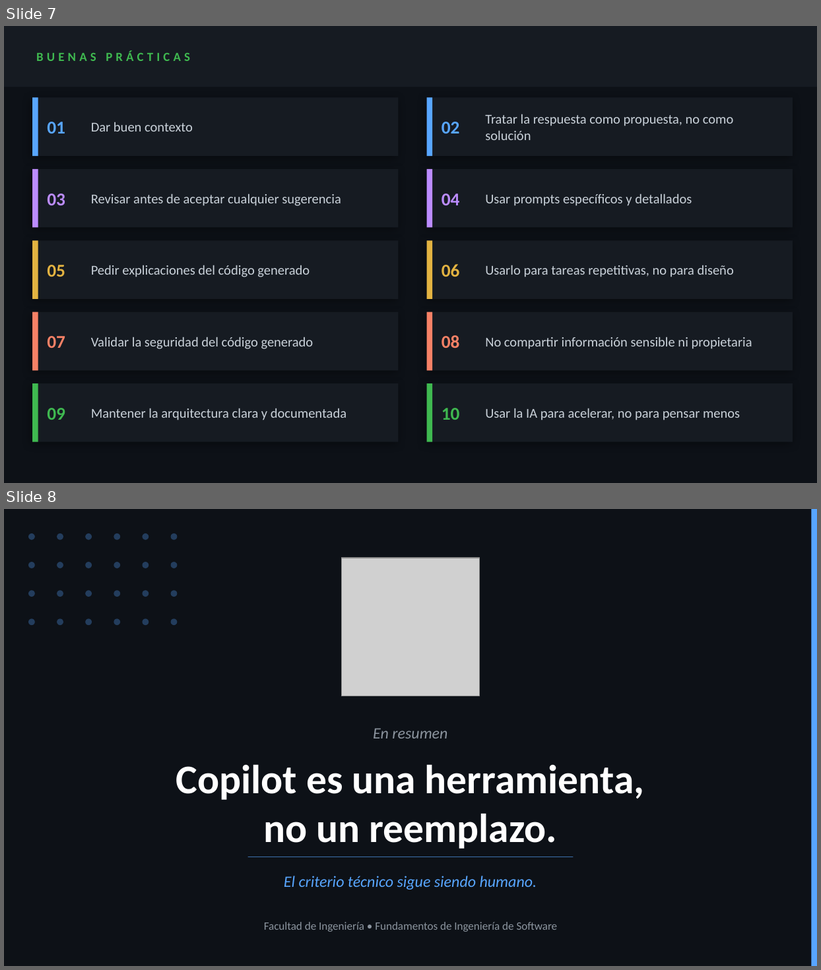
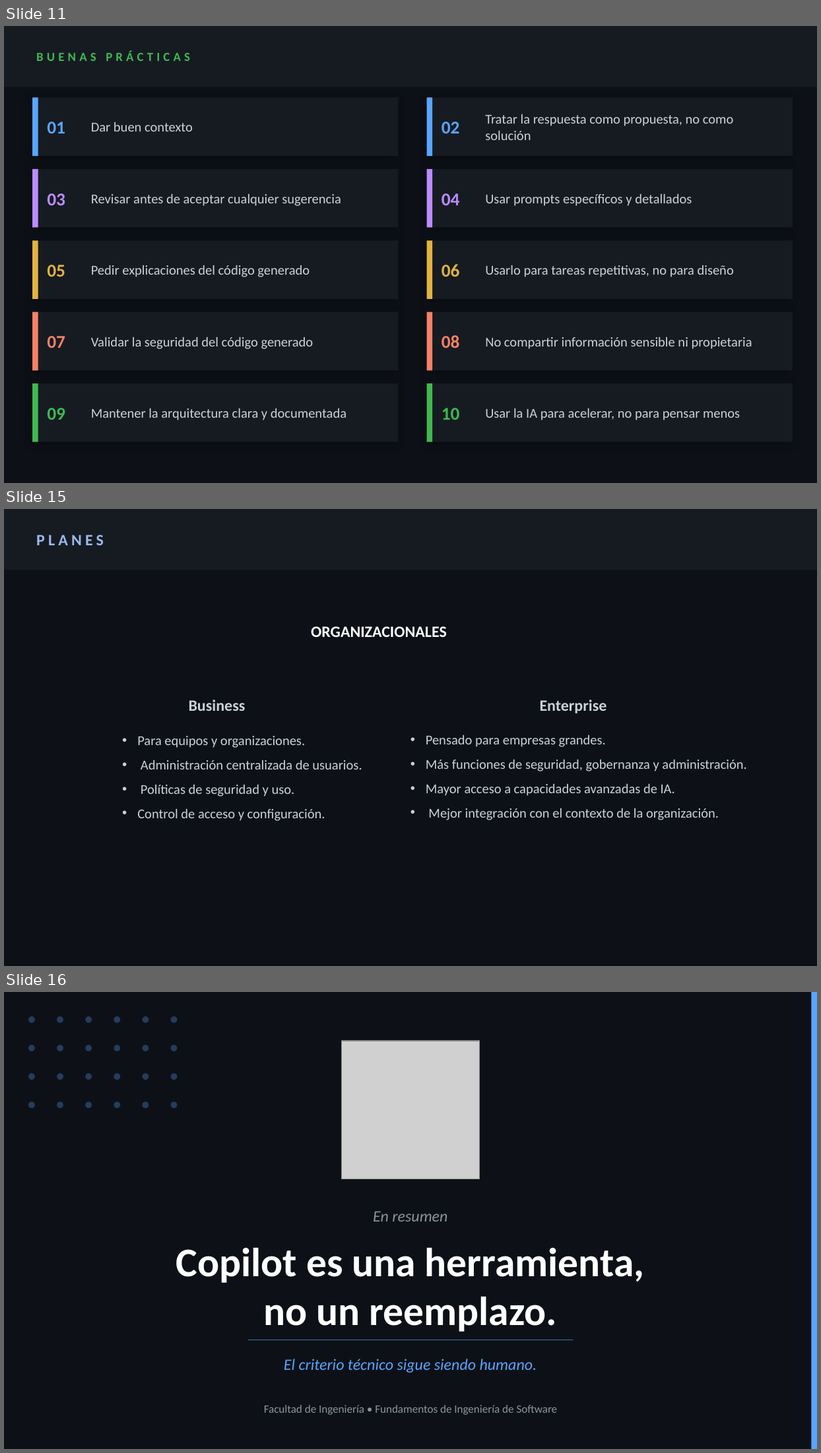
Before and after one commit to luciaviera/investigacion-GtiHubCopilot-FIS, a slide deck: presentacion.pptx. Shown one above the other, each under a label of ours: slides 7 and 8 before the commit, slides 11, 15 and 16 after it; the slides between them are not shown. The pictures are 821x970 and 821x1453 pixels, drawn with LibreOffice and Linux fonts; fonts in the diff are those of the drawing; grey boxes stand for pictures. Boxes give left, top, right and bottom in pixels: in the first picture for what was removed or moved away, otherwise in the second. Text is boxed around its words. In the diff, an @@ line names an element or a change of style, - is before the commit and + after.

```diff
--- a/presentacion.pptx
+++ b/presentacion.pptx
@@ slide 15 added at [4,509,817,966], background #0D1117 @@
@@ rectangle added at [4,509,817,570], fill #161B22 @@
@@ text added at [36,535,104,545], 14 pt, text #9DBAED, bold @@
+PLANES
@@ text added at [311,626,447,637], 14 pt, text #FFFFFF, bold @@
+ORGANIZACIONALES
@@ text added at [189,700,246,711], 14 pt, text #C9D1D9, bold @@
+Business
@@ text added at [540,700,607,714], 14 pt, text #C9D1D9, bold @@
+Enterprise
@@ text added at [137,736,362,821], 12 pt, text #C9D1D9 @@
+• Para equipos y organizaciones.
+• Administración centralizada de usuarios.
+• Políticas de seguridad y uso.
+• Control de acceso y configuración.
@@ text added at [426,735,746,821], 12 pt, text #C9D1D9 @@
+• Pensado para empresas grandes.
+• Más funciones de seguridad, gobernanza y administración.
+• Mayor acceso a capacidades avanzadas de IA.
+• Mejor integración con el contexto de la organización.
@@ what was slide 7 is now slide 11 @@
@@ what was slide 8 is now slide 16 @@
```
Also in this commit, not shown: 1 slide changed, 10 other slides added, 2 slides removed.
